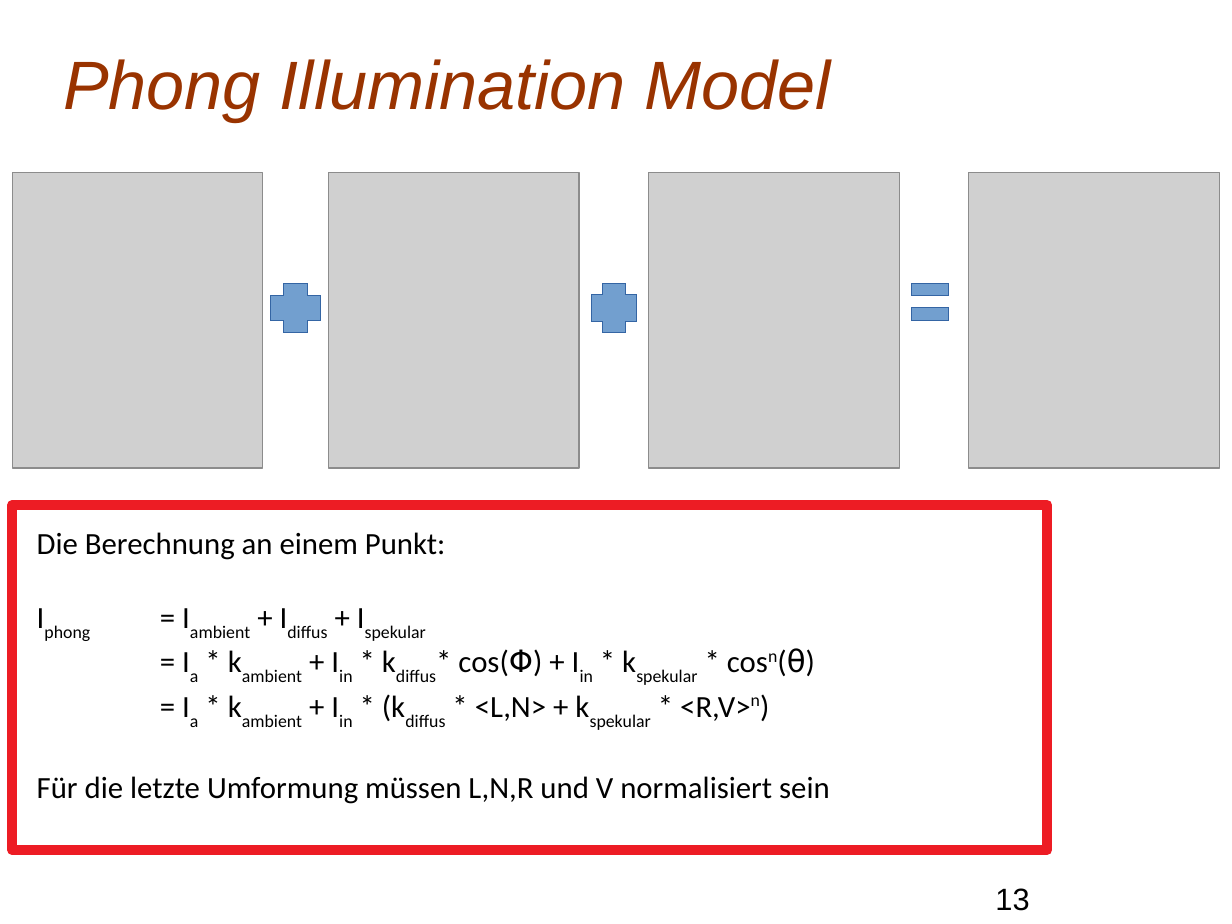
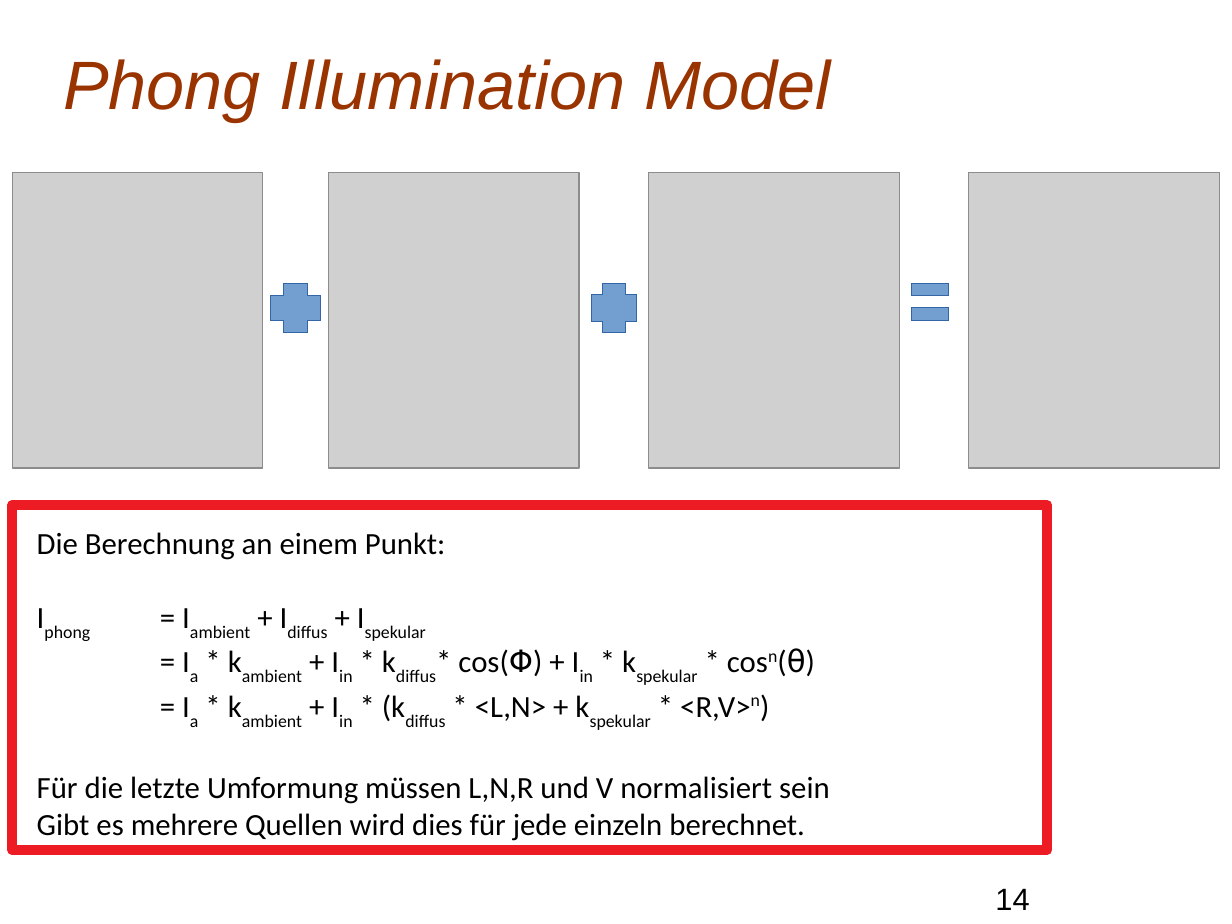
Before and after one commit to Mxtreme1/Presentation-on-The-Phong-Illumination-Model, a slide deck: slide 14 of PIM.odp (slide 13 before the commit). Drawn at 1232x924 pixels with LibreOffice and Linux fonts; fonts in the diff are those of the drawing; grey boxes stand for pictures; background and template pictures are left out. Boxes give left, top, right and bottom in pixels: in the first picture for what was removed or moved away, otherwise in the second. Text is boxed around its words. In the diff, an @@ line names an element or a change of style, - is before the commit and + after.

```diff
--- a/PIM.odp
+++ b/PIM.odp
@@ text at box(37, 813, 805, 841): paragraph added @@
+Gibt es mehrere Quellen wird dies für jede einzeln berechnet.
@@ page number at box(995, 888, 1029, 910): text changed @@
-13
+14
```
Also in this commit, not shown: 11 other slides changed, 3 slides added, 1 slide removed.
